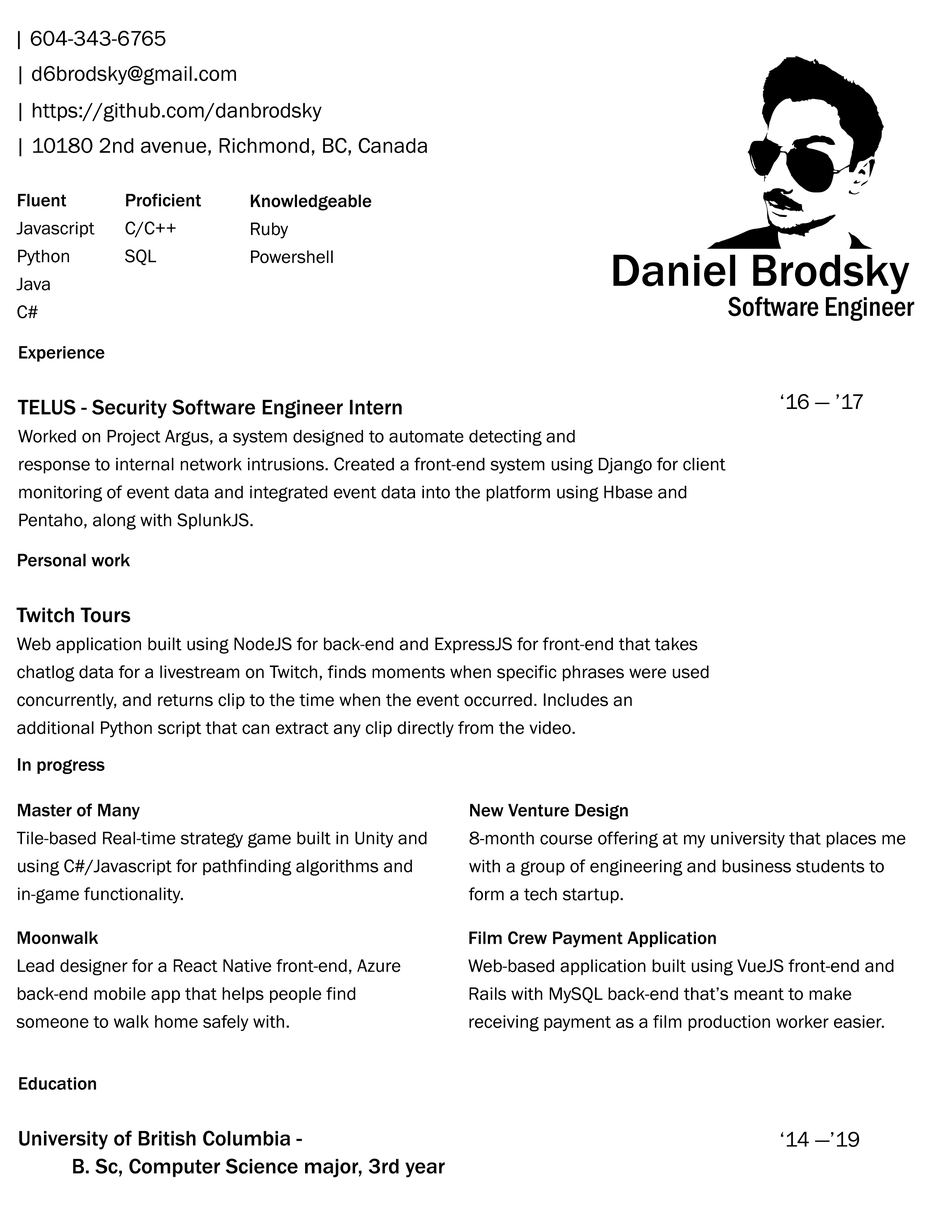
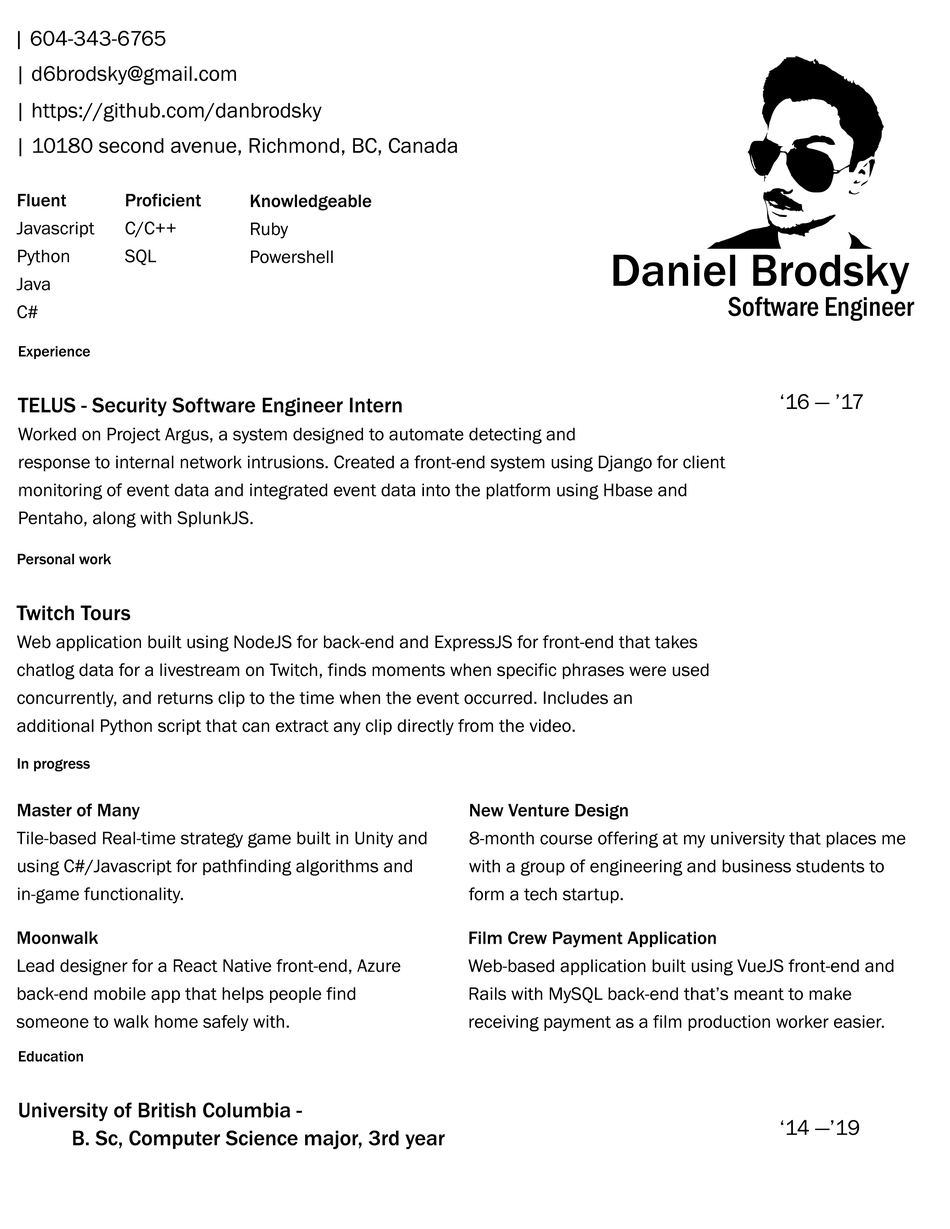
The second w=950, h=1229 image is a revision of the first. Changes to its layers:
painted on "‘14 —’19" over <box>780,1120,860,1148</box>
painted on "Experience TELUS - Security Software Engineer Intern Worked on" over <box>17,346,726,530</box>
painted on "Personal work Twitch Tours Web application built using NodeJ" over <box>16,553,709,738</box>
painted on "In progress" over <box>17,758,105,775</box>
painted on "Education University of British Columbia - B. Sc, Compu" over <box>18,1051,445,1178</box>
renamed "| 10180 2nd avenue, Richmond, BC, Canada" to "| 10180 second avenue, Richmond, BC, Canada", painted on it over <box>76,137,458,156</box>
